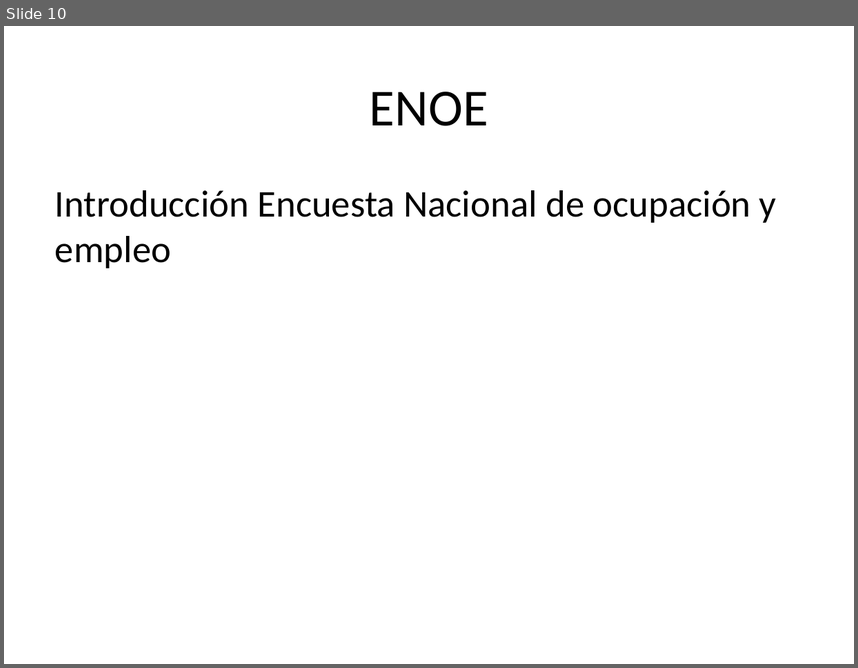
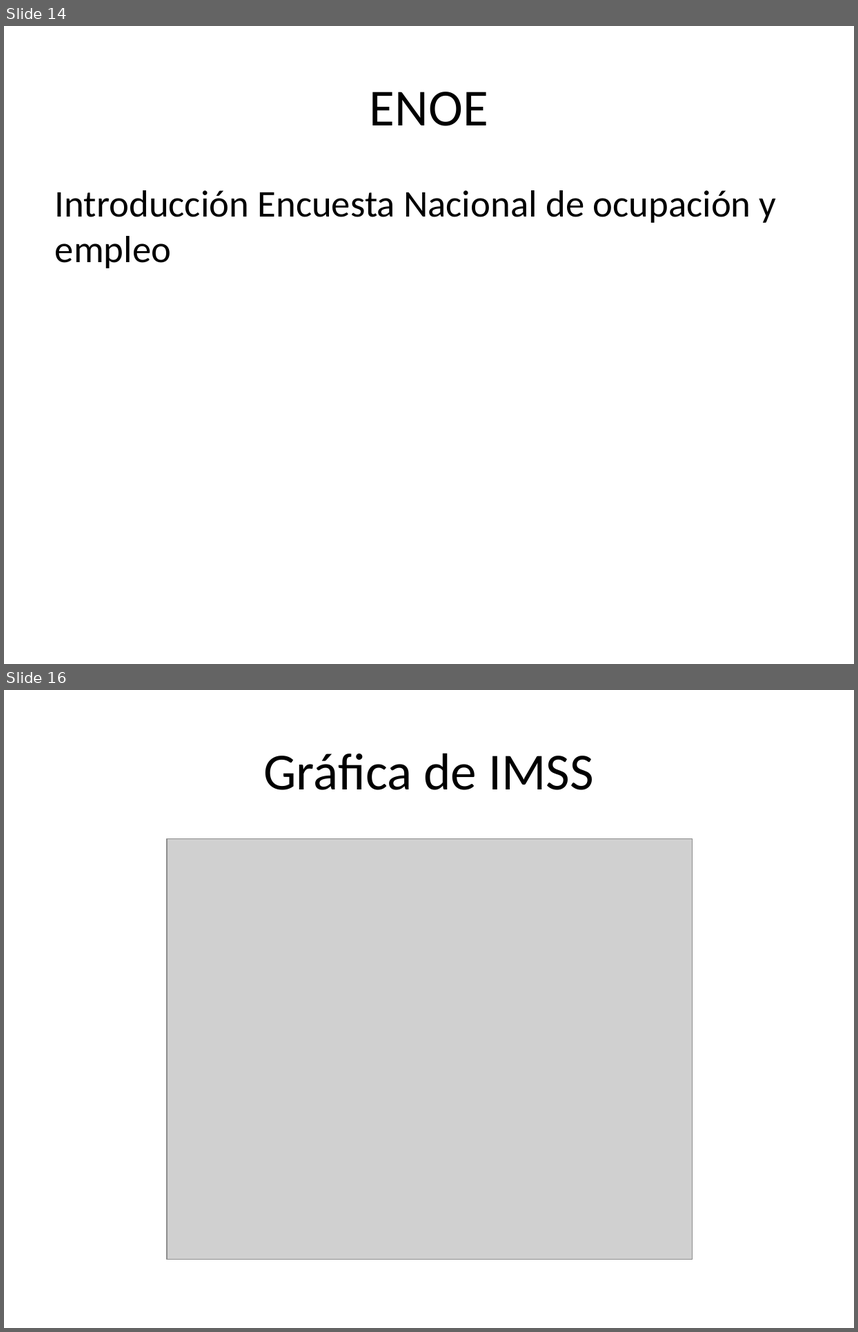
Before and after one commit to ITESO-PAP4J09-Ciencia-de-datos/COVID19, a slide deck: INDICADORES_MACROECONOMICOS/José/Presentación.pptx. Shown one above the other, each under a label of ours: slide 10 before the commit, slides 14 and 16 after it; the slides between them are not shown. The pictures are 858x668 and 858x1332 pixels, drawn with LibreOffice and Linux fonts; fonts in the diff are those of the drawing; grey boxes stand for pictures. Boxes give left, top, right and bottom in pixels: in the first picture for what was removed or moved away, otherwise in the second. Text is boxed around its words. In the diff, an @@ line names an element or a change of style, - is before the commit and + after.

```diff
--- a/INDICADORES_MACROECONOMICOS/José/Presentación.pptx
+++ b/INDICADORES_MACROECONOMICOS/José/Presentación.pptx
@@ slide 16 added at [4, 690, 854, 1328], background #FFFFFF @@
@@ title added at [263, 753, 593, 790], 44 pt, text #000000 @@
+Gráfica de IMSS
@@ picture added at [168, 839, 693, 1259] @@
@@ what was slide 10 is now slide 14 @@
```
Also in this commit, not shown: 6 other slides added, 2 slides removed, 4 other files.
